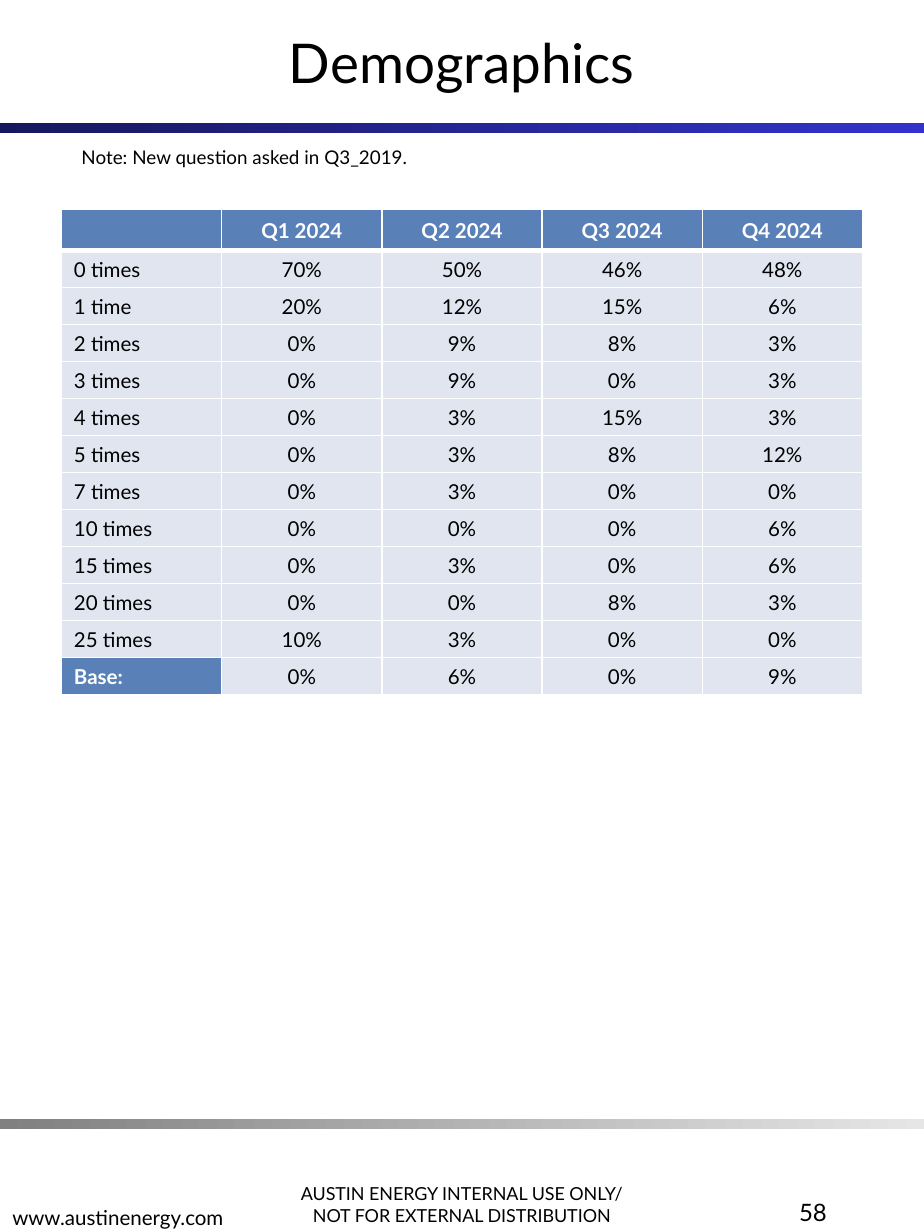
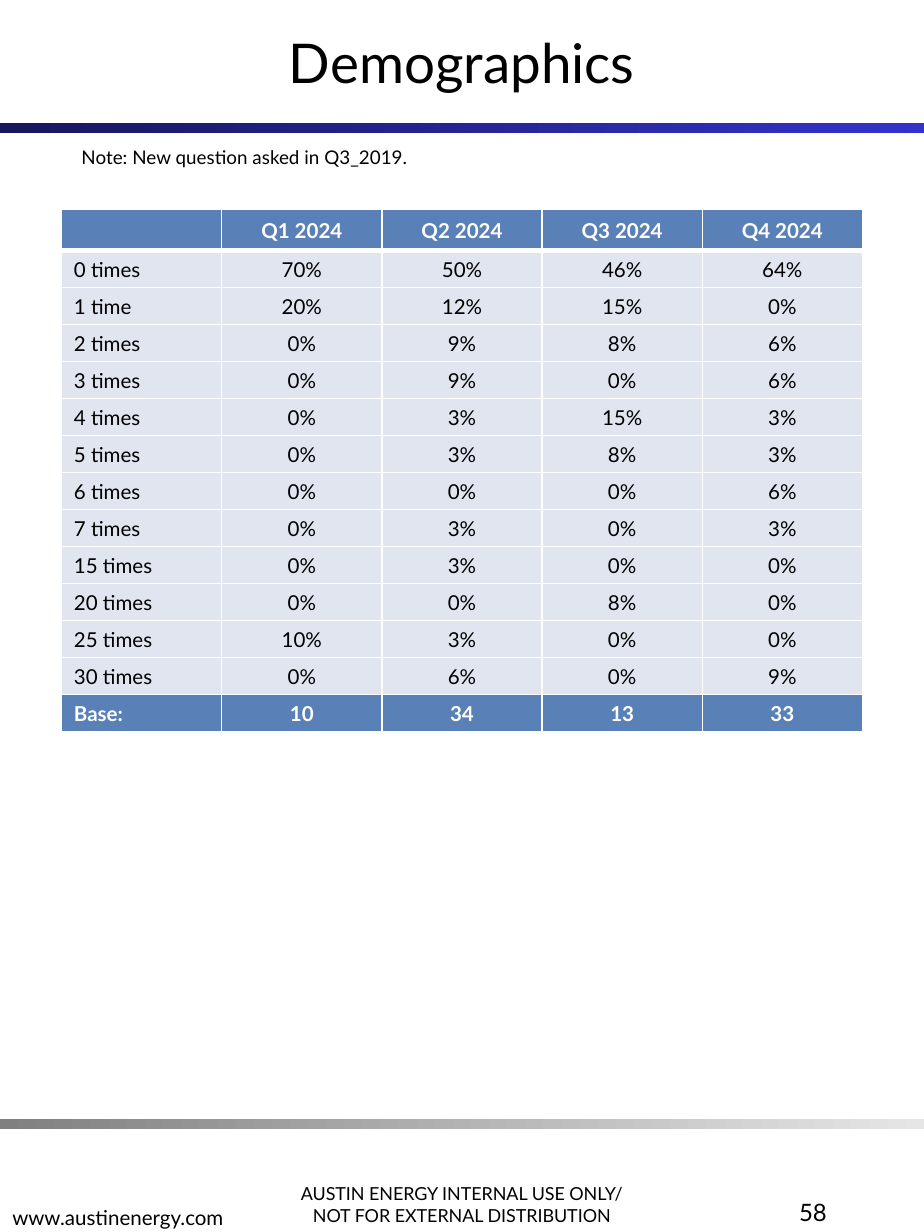
Before and after one commit to jellohead/AE_LIW_automation, a slide deck: slide 58 of src/AE_LIW_automation/output/AE_LIW_updated.pptx. Drawn at 924x1232 pixels with LibreOffice and Linux fonts; fonts in the diff are those of the drawing; background and template pictures are left out. Boxes give left, top, right and bottom in pixels: in the first picture for what was removed or moved away, otherwise in the second. Text is boxed around its words. In the diff, an @@ line names an element or a change of style, - is before the commit and + after.

```diff
--- a/src/AE_LIW_automation/output/AE_LIW_updated.pptx
+++ b/src/AE_LIW_automation/output/AE_LIW_updated.pptx
@@ table at [62, 209, 862, 725] @@
-row 2, column 5: 48%
+row 2, column 5: 64%
-row 3, column 5: 6%
+row 3, column 5: 0%
-row 4, column 5: 3%
+row 4, column 5: 6%
-row 5, column 5: 3%
+row 5, column 5: 6%
-row 7, column 5: 12%
+row 7, column 5: 3%
-row 8: 7 times | 0% | 3% | 0% | 0%
+row 8: 6 times | 0% | 0% | 0% | 6%
-row 9: 10 times | 0% | 0% | 0% | 6%
+row 9: 7 times | 0% | 3% | 0% | 3%
-row 10, column 5: 6%
+row 10, column 5: 0%
-row 11, column 5: 3%
+row 11, column 5: 0%
-row 13: Base: | 0% | 6% | 0% | 9%
+row 13: 30 times | 0% | 6% | 0% | 9%
+row 14: Base: | 10 | 34 | 13 | 33
```
Also in this commit, not shown: 1 other slide changed, 5 other files.
